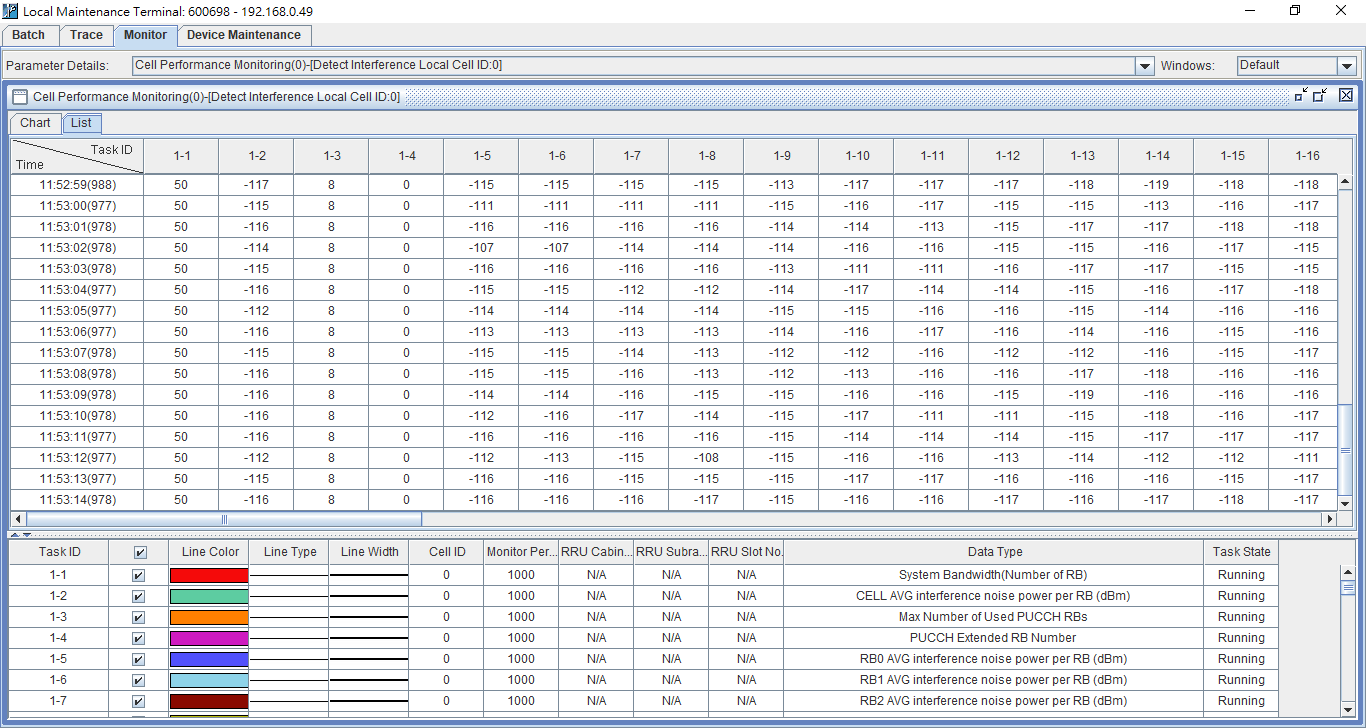
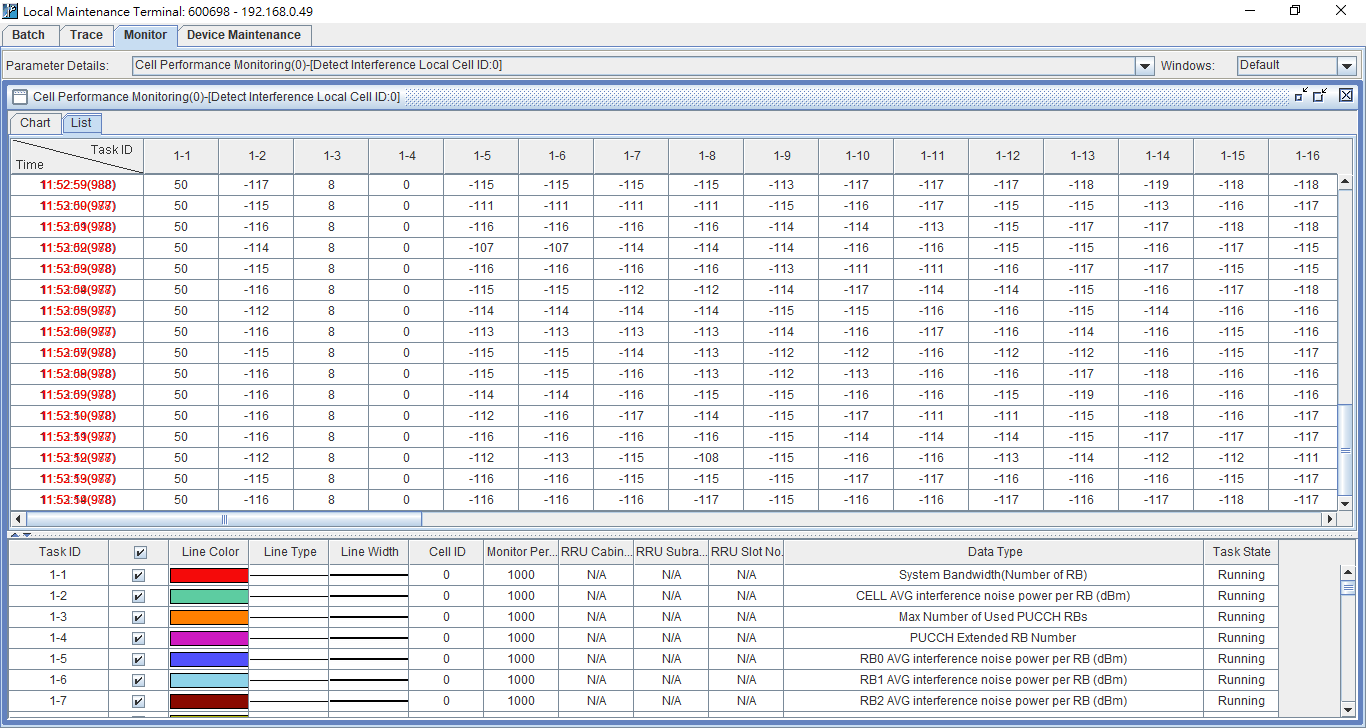
Two versions of the same layered image (w=1366, h=728). Layer-by-layer changes:
showed group "live_time" (16 layers) over box(41, 180, 115, 506)
